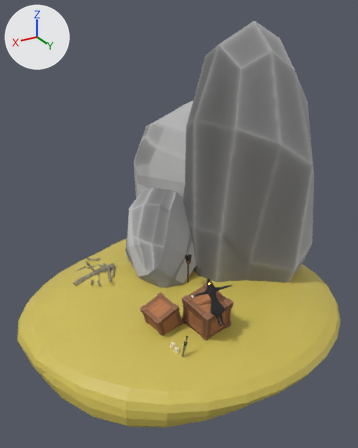
Renders of the glTF model models/characterSand.glb from each side of a commit.
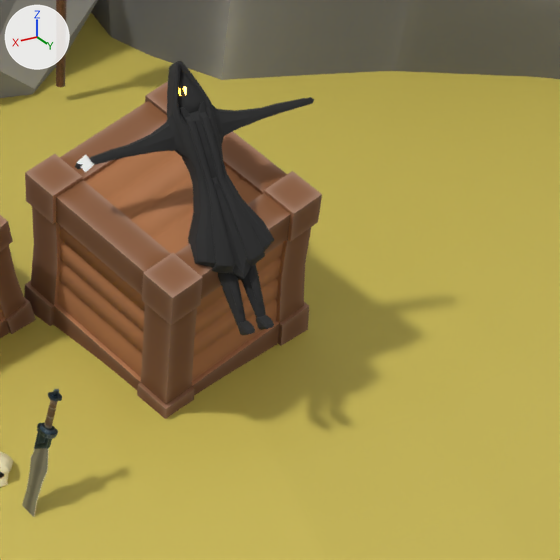
Old and new are each drawn whole from a camera (50 mm lens) standing at (9.77, 21.9, 16.16) and looking at (-4.59, -2.03, 4.2) and again close up on the part from 50% to 77% of the width and 60% to 82% of the height. Every picture has the same lights, and +X, +Y and +Z are marked at upper left. The older version's two pictures come first. Where no turn or scale is listed for an object, it has been applied to the vertices. Vertices at exactly the same position are counted once.

The scene before the commit, as lines of its bpy script (objects in view):
```python
me_scene = bpy.data.meshes.new('Scene')
me_scene.from_pydata(...)  # 44 vertices, 84 faces; spans x -60.5..60.5, y -40.8..40.8, z -44.8..44.8
me_scene.materials.append(mat_piedrastylized)  # picture img_piedras
me_scene_012 = bpy.data.meshes.new('Scene.012')
me_scene_012.from_pydata(...)  # 1551 vertices, 3072 faces; spans x -1.18..1.11, y -1.02..0.83, z -0.87..1.27
me_scene_012.materials.append(mat_toonshader)  # picture img_untitled
me_scene_013 = bpy.data.meshes.new('Scene.013')
me_scene_013.from_pydata(...)  # a box spanning x -1.6..1.6, y -5.1..5.1, z 0.0..78.1
me_scene_013.materials.append(mat_no_name)  # white #ffffff
ob_box002 = bpy.data.objects.new('Box002', me_scene_013)
ob_box002.location = (-2.48, 2.87, 2.31)
ob_box002.rotation_euler = (0.957, 0.665, 2.038)  # degrees (55, 38, 117)
ob_box002.scale = (0.0386, 0.0103, 0.000941)
ob_mago = bpy.data.objects.new('Mago', me_scene_012)
ob_mago.location = (-3.48, 3.64, 1.79)
ob_rock_testfacetada_sin_autosmooth__1 = bpy.data.objects.new('Rock_TestFacetada_sin_autosmooth__1_', me_scene)
ob_rock_testfacetada_sin_autosmooth__1.location = (-4.69, -4.74, 1.98)
ob_rock_testfacetada_sin_autosmooth__1.rotation_euler = (2.31, 0.479, 0.962)  # degrees (132, 27, 55)
ob_rock_testfacetada_sin_autosmooth__1.scale = (0.0636, 0.0636, 0.0636)
# also in view: 'Caja__9_' at (-3.54, 2.72, 0.88); 'Caja__8_' at (-1.45, 1.36, 0.56); 'Rock_3' at (-9.8, -1.99, 4.86); 'Sword' at (-1.38, 3.88, 0.01); 'Sphere' at (-4.98, -1.97, -2.81)
```
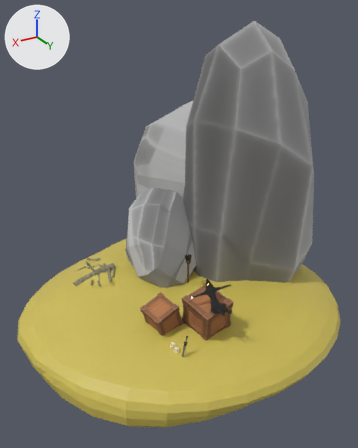
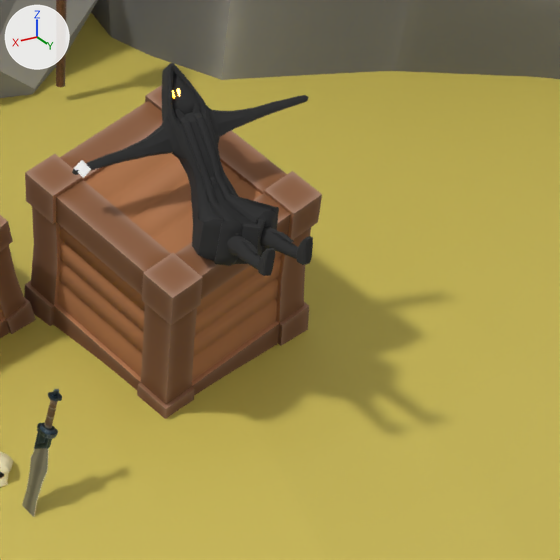
What differs and where, as boxes [x1, y1, x2, y2] in the close-ups (560 x 560 px; the box of a moved part takes in the faces that stretch with it):
'Mago', reshaped (22% shorter): before [75, 61, 314, 336]; after [72, 63, 313, 276]
'Box002', moved, turned: before [77, 155, 94, 172]; after [74, 160, 91, 178]
part 1 of me_scene_012, moved or reshaped: before [237, 320, 255, 336]; after [258, 248, 275, 276]
part 2 of me_scene_012, moved or reshaped: before [256, 315, 274, 330]; after [296, 236, 313, 265]
part 3 of me_scene_012, moved or reshaped: before [178, 71, 206, 113]; after [172, 73, 200, 116]
part 4 of me_scene_012, moved or reshaped: before [75, 61, 314, 325]; after [72, 63, 309, 270]

The change, as a list of edits to the scene's bpy script:
```text
Change me_scene_012:
    used by ob_mago; location = (-3.48, 3.64, 1.79)
    remove me_scene_012.from_pydata(...)  # 1551 vertices, 3072 faces; spans x -1.18..1.11, y -1.02..0.83, z -0.87..1.27
    add me_scene_012.from_pydata(...)  # 1551 vertices, 3072 faces; spans x -1.17..1.13, y -1.09..1.08, z -0.31..1.2
    me_scene_012 part 1: the loose piece of 60 vertices spanning x 0.08..0.23, y 0.5..0.79, z -0.87..-0.69 is multiplied about its middle by the matrix ((0.888, -0.305, -0.333), (-0.101, 0.581, -0.802), (0.44, 0.749, 0.487)), then moved by (0.05, 0.34, 0.93)
    me_scene_012 part 2: the loose piece of 60 vertices spanning x -0.09..0.05, y 0.55..0.83, z -0.85..-0.66 is multiplied about its middle by the matrix ((0.919, -0.366, -0.114), (0.1, 0.515, -0.847), (0.37, 0.77, 0.512)), then moved by (-0.16, 0.35, 0.92)
    me_scene_012 part 3: the loose piece of 46 vertices spanning x -0.23..0.1, y -0.96..-0.47, z 0.7..1.18 is multiplied about the mesh origin by the matrix ((1.0, -0.007, 0.014), (0.008, 0.997, -0.073), (-0.013, 0.073, 0.997))
    me_scene_012 part 4: 1369 of 1551 vertices moved; they spanned x -1.18..1.11, y -1.02..0.64, z -0.79..1.27 and now span x -1.17..1.13, y -1.09..0.99, z -0.31..1.2; mean shift (0.0, 0.03, 0.11); largest move (0.0, 0.6, -0.74) -> (-0.13, 0.98, 0.11)
    other edits to the shape of me_scene_012 do not show in these pictures
Change ob_box002:
    ob_box002.location: (-2.48, 2.87, 2.31) -> (-2.47, 2.85, 2.24)
    ob_box002.rotation_euler: (0.957, 0.665, 2.038) -> (0.932, 0.593, 2.032)  # degrees (55, 38, 117) -> degrees (53, 34, 116)
```
